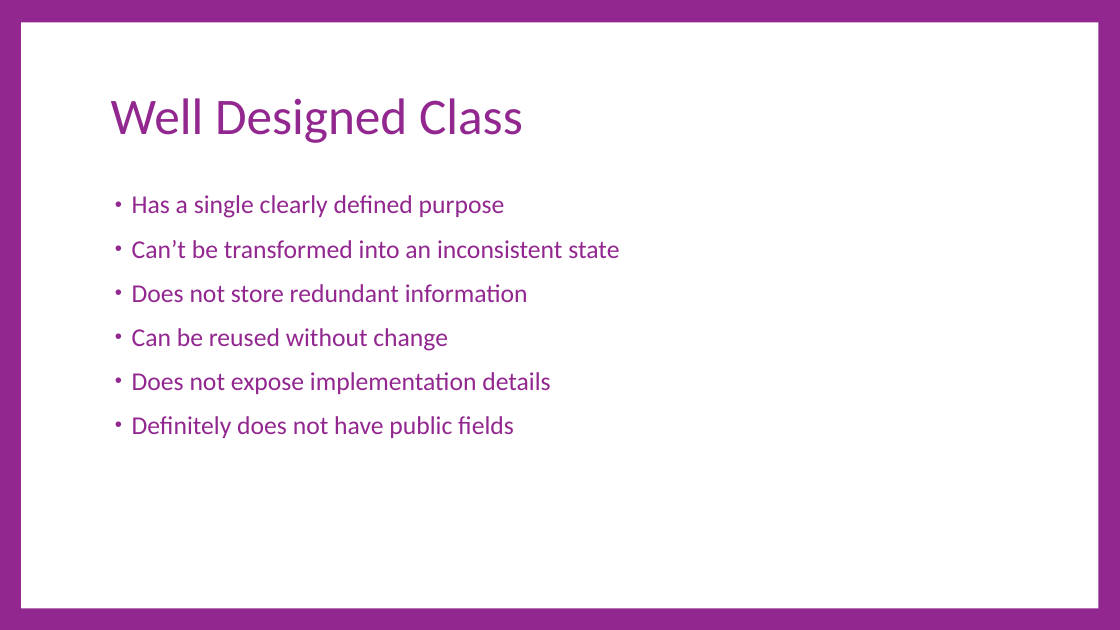
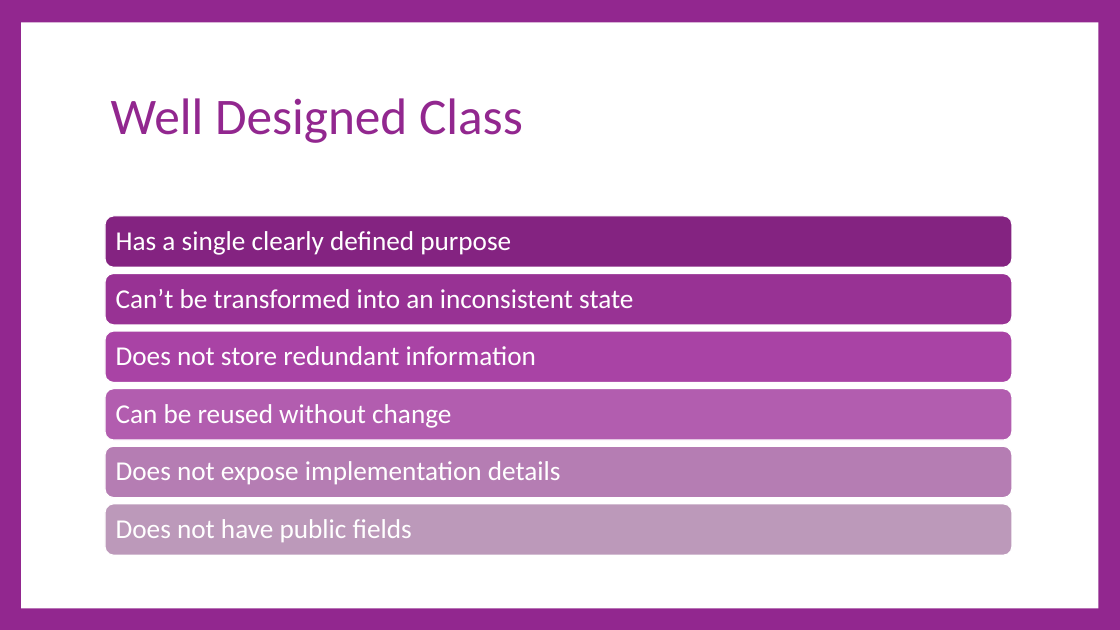
Before and after one commit to cdiggins/cs321, a slide deck: slide 14 of class-notes/cs321-winter-2023-lecture-10-classes.pptx (slide 13 before the commit). Drawn at 1120x630 pixels with LibreOffice and Linux fonts; fonts in the diff are those of the drawing. Boxes give left, top, right and bottom in pixels: in the first picture for what was removed or moved away, otherwise in the second. Text is boxed around its words. In the diff, an @@ line names an element or a change of style, - is before the commit and + after.

```diff
--- a/class-notes/cs321-winter-2023-lecture-10-classes.pptx
+++ b/class-notes/cs321-winter-2023-lecture-10-classes.pptx
@@ text removed at bbox=[132, 195, 619, 438] @@
-• Has a single clearly defined purpose
-• Can’t be transformed into an inconsistent state
-• Does not store redundant information
-• Can be reused without change
-• Does not expose implementation details
-• Definitely does not have public fields
@@ group added at bbox=[105, 216, 1012, 556]: 6 rounded rectangles, 6 texts @@
+Has a single clearly defined purpose
+Can’t be transformed into an inconsistent state
+Does not store redundant information
+Can be reused without change
+Does not expose implementation details
+Does not have public fields
```
Also in this commit, not shown: 18 other slides changed, 7 slides removed, 1 other file.
